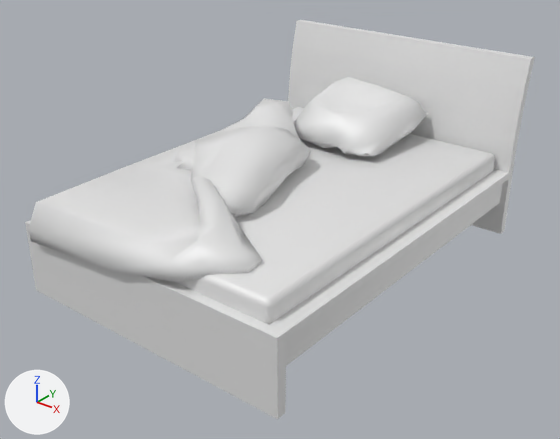
What one commit did to the COLLADA model models/meshes/bed_messy.dae.
Before and after are seen from a 50 mm camera at (2.28, -2.91, 2.03) aimed at (0.03, -0.09, 0.28). The axes (+X, +Y, +Z) are drawn at lower left. The lights are the same throughout. Where no turn or scale is listed for an object, it has been applied to the vertices.

Objects in the first picture: 'Bed', 'Blanket', 'Mattress', 'Pillow'.
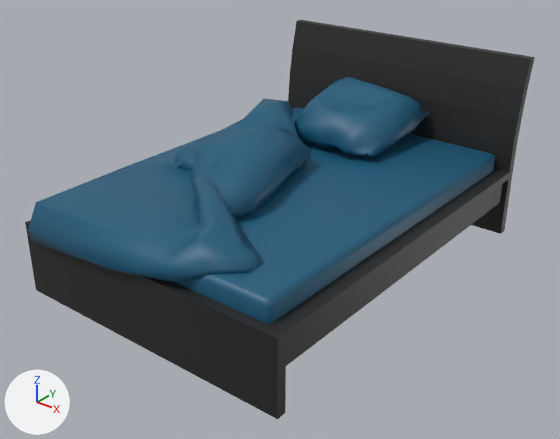
Where the change shows, as pixel boxes (x1, y1, x2, y2) in the pictures (560 x 439 px):
'Bed', recoloured (white to black)
    both: (25, 20, 535, 419)
'Blanket', recoloured (white to blue)
    both: (28, 98, 311, 281)
'Mattress', recoloured (white to blue)
    both: (173, 107, 495, 325)
'Pillow', recoloured (white to blue)
    both: (294, 77, 429, 156)

The edits, one by one:
Material 'Some Wood' (mat_some_wood) changes colour from white #e7e7e7 to black #252525; in linear values from (0.8, 0.8, 0.8) to (0.0188, 0.0188, 0.0188).
Material 'Pillow' (mat_pillow) changes colour from white #e7e7e7 to dark blue #185b7a; in linear values from (0.8, 0.8, 0.8) to (0.00903, 0.104, 0.196).
